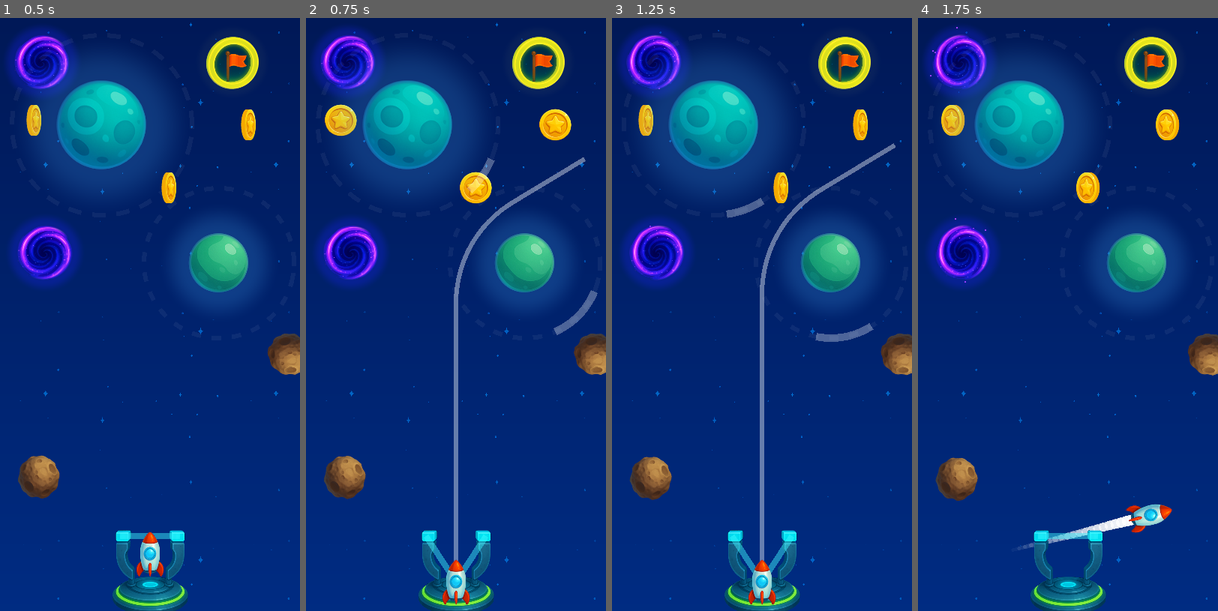
Above: before the commit, frames 1-4 (left to right).
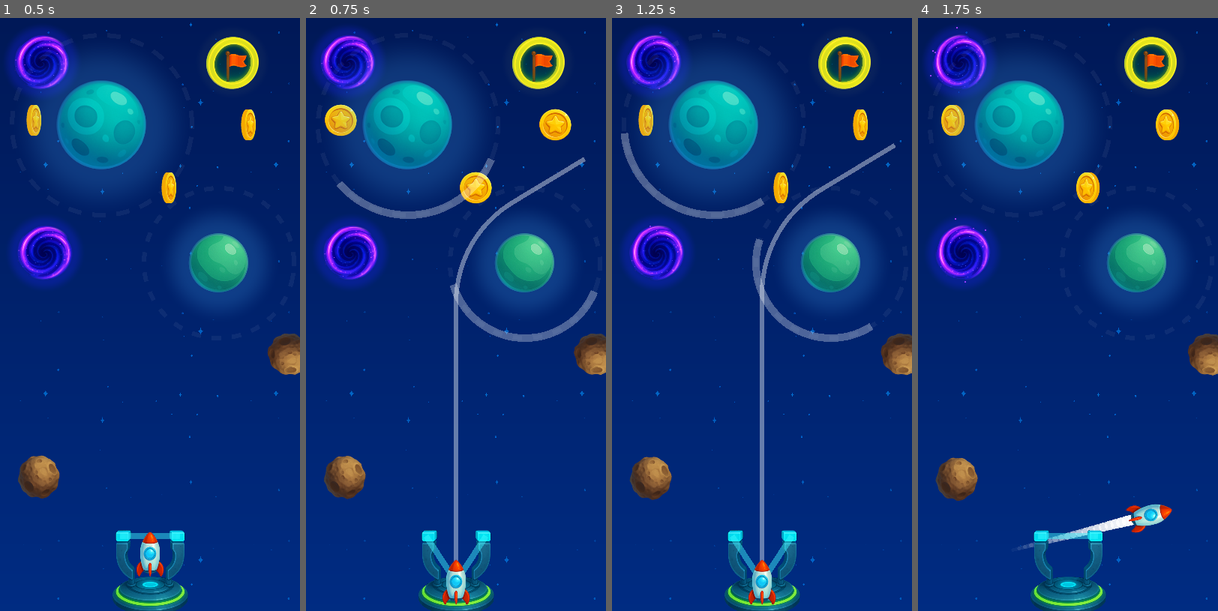
Above: after the commit, the same moments.

Repository: nbarkoch/spacecraft-launcher
Game: Godot game, scene res://scenes/game.tscn
Same seed, same stepped clock (60 frames per second), same inputs: the game is played once before the commit and once after it.
Inputs (mouse positions are in pixels of both pictures, inside the frame that each line leads up to):
- Up to frame 1 (0.5 s): no input
- Up to frame 2 (0.75 s): move the mouse to (456, 581) at 0.52 s; press the mouse at (456, 581) at 0.53 s
- Up to frame 3 (1.25 s): no input
- Up to frame 4 (1.75 s): move the mouse to (1008, 338) at 1.27 s; release the mouse at (1008, 338) at 1.28 s; click (1008, 338) at 1.35 s

Frame 1 is identical in both runs. In frame 2, 1.2% of the frame differs, in the area x 10-95%, y 23-55%; in frame 3, 1.2%; in frame 4, nothing differs.

Commit message:
small fix

Diff:
--- a/scripts/slingshot.gd
+++ b/scripts/slingshot.gd
@@ -143,54 +143,6 @@
 		SlingshotState.reset:
 			pass
 
-# NEW: Planet arc visualization methods
-func update_planet_arcs(predicted_velocity: Vector2):
-	"""Update arc visualizations on all planets based on predicted trajectory"""
-	var spacecraft_speed = predicted_velocity.length()
-
-	for planet in all_planets:
-		if not planet or not is_instance_valid(planet):
-			continue
-
-		var distance_to_planet = global_position.distance_to(planet.global_position)
-
-		# Only show arcs for planets within reasonable distance
-		if distance_to_planet > max_display_distance:
-			planet.gravity_visualizer.hide_orbit_prediction()
-			continue
-
-		# FIXED: Calculate predicted orbit parameters using the ACTUAL predicted velocity
-		var predicted_duration = calculate_exact_orbit_duration(planet, predicted_velocity)
-		var predicted_arc_angle = calculate_exact_arc_angle(planet, predicted_velocity, predicted_duration)
-		var speed_factor = spacecraft_speed / 100.0  # Normalize for visual speed
-
-		# Extended debug output to see what's happening
-		if planet.name == "Planet":  # רק לכוכב אחד כדי לא להציף
-			var orbital_radius = planet.planet_radius + (planet.gravity_radius - planet.planet_radius) * 0.6
-			var orbital_speed = spacecraft_speed * 0.75
-			var angular_velocity = orbital_speed / orbital_radius
-
-
-		# Show/update the arc visualization
-		planet.gravity_visualizer.update_orbit_prediction(predicted_arc_angle, speed_factor)
-
-func calculate_exact_orbit_duration(planet: Planet, velocity: Vector2) -> float:
-	"""Calculate EXACT orbit duration using the predicted velocity - MUST match planet calculation"""
-	# קריאה ישירה לפונקציה של הכוכב כדי לוודא התאמה מלאה!
-	return planet.calculate_predicted_orbit_duration(velocity)
-
-func calculate_exact_arc_angle(planet: Planet, velocity: Vector2, duration: float) -> float:
-	if duration <= 0:
-		return 0.0
-
-	# מהירות זוויתית קבועה בהתבסס רק על הכוכב
-	var base_angular_speed = 45.0 * (planet.gravity_strength / 3.0)
-	var size_factor = 50.0 / planet.gravity_radius
-	var angular_speed = base_angular_speed * size_factor
-
-	# זווית = מהירות זוויתית * זמן
-	return clamp(angular_speed * duration, 5.0, 720.0)
-
 func hide_all_planet_arcs():
 	"""Hide arc visualization on all planets"""
 	for planet in all_planets:
@@ -277,3 +229,168 @@
 
 			# NEW: Refresh planet list when starting to pull
 			find_all_planets()
+
+func calculate_exact_orbit_duration(planet: Planet, velocity: Vector2) -> float:
+	"""Use the EXACT same calculation as the planet does"""
+	return planet.calculate_predicted_orbit_duration(velocity)
+
+func calculate_exact_arc_angle(planet: Planet, velocity: Vector2, duration: float) -> float:
+	"""Calculate arc angle based on actual orbit mechanics from your game"""
+	if duration <= 0:
+		return 0.0
+
+	var speed = velocity.length()
+
+	# Since predictor was showing half of actual behavior
+	var base_angular_speed_deg_per_sec = 240.0  # Doubled from 120 to match full circles
+
+	# Only use planet-specific factors, NOT speed
+	var size_factor = clamp(60.0 / planet.gravity_radius, 0.5, 2.0)
+	var gravity_factor = clamp(planet.gravity_strength / 300.0, 0.5, 2.0)
+
+	# Angular speed based only on planet properties
+	var angular_speed = base_angular_speed_deg_per_sec * size_factor * gravity_factor
+
+	# Calculate total arc angle
+	var arc_angle = angular_speed * duration
+
+	return clamp(arc_angle, 10.0, 720.0)
+
+func calculate_effective_orbital_speed(initial_speed: float, planet: Planet, orbital_radius: float) -> float:
+	"""Calculate the effective orbital speed based on your game's mechanics"""
+
+	# Base orbital speed is influenced by initial velocity
+	# Higher initial speed = higher orbital speed
+	var base_speed = initial_speed * 0.75  # Reduced by orbital mechanics
+
+	# Add gravitational contribution
+	# From your gravity calculation: force_magnitude = gravity_strength * delta * 60.0 / (distance * 0.01)
+	var gravity_contribution = sqrt(planet.gravity_strength * orbital_radius * 0.1)
+
+	# Combine initial velocity with gravitational effects
+	var effective_speed = base_speed + gravity_contribution * 0.3
+
+	# Apply planet-specific factors
+	var size_factor = orbital_radius / 50.0  # Larger orbits = slightly higher speeds
+	var strength_factor = planet.gravity_strength / 300.0  # Stronger gravity = higher speeds
+
+	effective_speed *= (0.8 + size_factor * 0.2) * (0.8 + strength_factor * 0.4)
+
+	return clamp(effective_speed, 20.0, 200.0)
+
+func predict_spacecraft_trajectory(start_pos: Vector2, velocity: Vector2, planet: Planet) -> Dictionary:
+	"""Predict if and when spacecraft will enter planet's gravity zone"""
+
+	var time_step = 1.0 / 60.0
+	var max_time = 10.0  # Maximum prediction time
+	var sim_pos = start_pos
+	var sim_vel = velocity
+
+	# Simulate trajectory until we hit gravity zone or time runs out
+	for step in range(int(max_time / time_step)):
+		var time_elapsed = step * time_step
+
+		# Update position
+		sim_pos += sim_vel * time_step
+
+		# Check if we entered gravity zone
+		var distance_to_planet = sim_pos.distance_to(planet.global_position)
+		if distance_to_planet <= planet.gravity_radius:
+			return {
+				"will_enter": true,
+				"entry_time": time_elapsed,
+				"entry_position": sim_pos,
+				"entry_velocity": sim_vel,
+				"distance_at_entry": distance_to_planet
+			}
+
+		# Check for collision with planet surface
+		if distance_to_planet <= planet.planet_radius + 6.0:  # spacecraft radius
+			return {
+				"will_enter": false,
+				"collision": true,
+				"collision_time": time_elapsed
+			}
+
+		# Check if trajectory is moving away from planet
+		var to_planet = planet.global_position - sim_pos
+		if to_planet.dot(sim_vel) <= 0 and distance_to_planet > planet.gravity_radius * 2.0:
+			break  # Moving away, won't enter
+
+	return {"will_enter": false}
+
+func update_planet_arcs(predicted_velocity: Vector2):
+	"""Update arc visualizations with accurate predictions"""
+	var spacecraft_speed = predicted_velocity.length()
+	var slingshot_pos = $SlingshotCenter.global_position
+
+	for planet in all_planets:
+		if not planet or not is_instance_valid(planet):
+			continue
+
+		var distance_to_planet = slingshot_pos.distance_to(planet.global_position)
+
+		# Hide arcs for distant planets
+		if distance_to_planet > max_display_distance:
+			if planet.gravity_visualizer and planet.gravity_visualizer.has_method("hide_orbit_prediction"):
+				planet.gravity_visualizer.hide_orbit_prediction()
+			continue
+
+		# Predict if spacecraft will actually enter this planet's gravity
+		var trajectory_info = predict_spacecraft_trajectory(slingshot_pos, predicted_velocity, planet)
+
+		if not trajectory_info.get("will_enter", false):
+			# Won't enter gravity zone, hide arc
+			if planet.gravity_visualizer and planet.gravity_visualizer.has_method("hide_orbit_prediction"):
+				planet.gravity_visualizer.hide_orbit_prediction()
+			continue
+
+		# Use the original predicted velocity for duration calculation
+		# This ensures speed changes are properly reflected
+		var predicted_duration = calculate_exact_orbit_duration(planet, predicted_velocity)
+		var predicted_arc_angle = calculate_exact_arc_angle(planet, predicted_velocity, predicted_duration)
+
+		# Calculate speed factor for visual rotation
+		var speed_factor = clamp(spacecraft_speed / 100.0, 0.2, 3.0)
+
+		# Show the arc visualization
+		if planet.gravity_visualizer and planet.gravity_visualizer.has_method("update_orbit_prediction"):
+			planet.gravity_visualizer.update_orbit_prediction(predicted_arc_angle, speed_factor)
+
+
+# Alternative simplified version if the above is too complex:
+func update_planet_arcs_simple(predicted_velocity: Vector2):
+	"""Simplified version using direct planet calculations"""
+	var speed = predicted_velocity.length()
+
+	for planet in all_planets:
+		if not planet or not is_instance_valid(planet):
+			continue
+
+		var distance_to_planet = $SlingshotCenter.global_position.distance_to(planet.global_position)
+
+		# Only show arcs for planets we might hit
+		if distance_to_planet > max_display_distance:
+			if planet.gravity_visualizer:
+				planet.gravity_visualizer.hide_orbit_prediction()
+			continue
+
+		# MANUAL calculation to verify speed effect
+		var manual_duration = planet.base_speed_threshold / max(speed, 10.0) * planet.min_orbit_duration_factor
+		manual_duration = clamp(manual_duration, 0.1, planet.max_orbit_duration_factor * 2.0)
+
+		# Use the exact same duration calculation as the actual game
+		var predicted_duration = planet.calculate_predicted_orbit_duration(predicted_velocity)
+
+		# Calculate arc angle based on your game's orbital mechanics
+		var ideal_orbit_radius = planet.planet_radius + (planet.gravity_radius - planet.planet_radius) * 0.6
+		var orbital_speed = speed * 0.6  # Approximate speed reduction in orbit
+		var angular_velocity = orbital_speed / ideal_orbit_radius
+		var arc_angle = rad_to_deg(angular_velocity * predicted_duration)
+
+		# Clamp and apply
+		arc_angle = clamp(arc_angle, 10.0, 360.0)
+		var speed_factor = clamp(speed / 100.0, 0.3, 2.0)
+
+		if planet.gravity_visualizer:
+			planet.gravity_visualizer.update_orbit_prediction(arc_angle, speed_factor)
